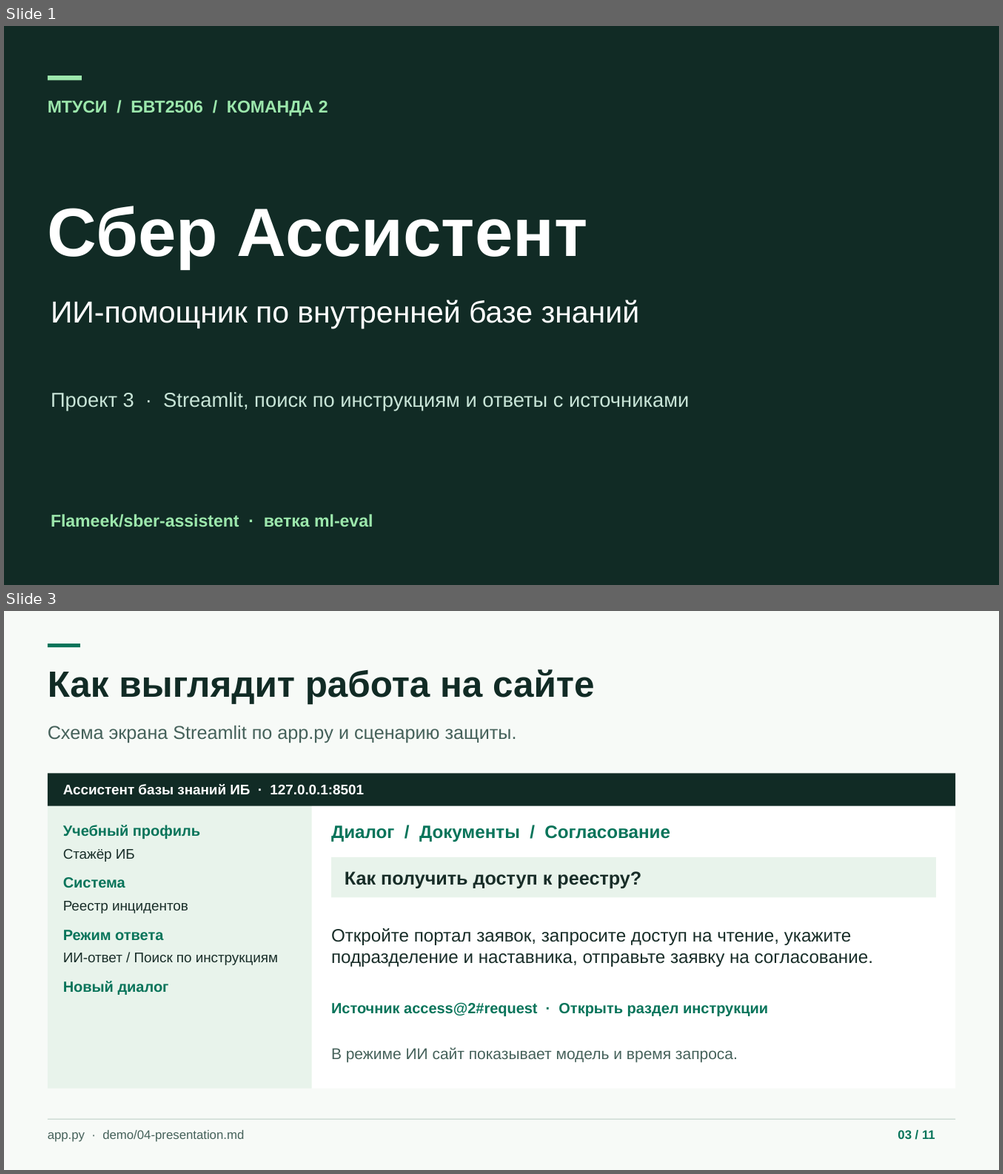
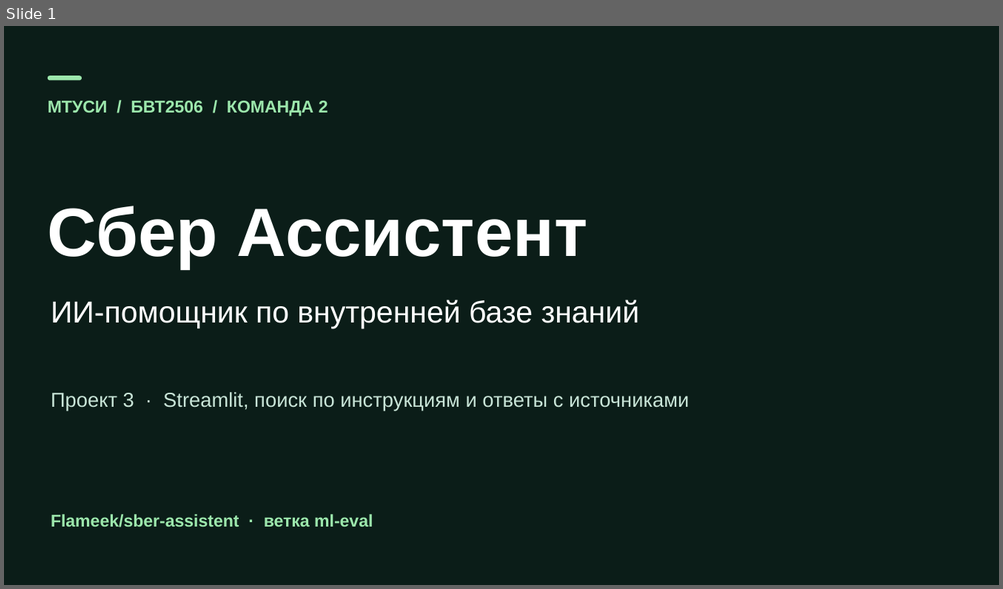
Before and after one commit to Flameek/sber-assistent, a slide deck: docs/Sber-Assistant.pptx. Shown one above the other, each under a label of ours: slides 1 and 3 before the commit, slide 1 after it; the slides between them are not shown. The pictures are 1003x1174 and 1003x589 pixels, drawn with LibreOffice and Linux fonts; fonts in the diff are those of the drawing. Boxes give left, top, right and bottom in pixels: in the first picture for what was removed or moved away, otherwise in the second. Text is boxed around its words. In the diff, an @@ line names an element or a change of style, - is before the commit and + after.

Commit message:
Redesign presentation with website screenshot and clickable demo links

```diff
--- a/docs/Sber-Assistant.pptx
+++ b/docs/Sber-Assistant.pptx
@@ slide 3 removed at bbox=[4, 611, 999, 1170], background #F7FAF7 @@
@@ rectangle removed at bbox=[47, 644, 80, 647] @@
@@ text removed at bbox=[48, 669, 594, 704] @@
-Как выглядит работа на сайте
@@ text removed at bbox=[48, 725, 517, 743] @@
-Схема экрана Streamlit по app.py и сценарию защиты.
@@ rectangle removed at bbox=[47, 774, 956, 1089] @@
@@ rectangle removed at bbox=[47, 774, 311, 1089] @@
@@ rectangle removed at bbox=[47, 774, 956, 806] @@
@@ text removed at bbox=[63, 784, 364, 795] @@
-Ассистент базы знаний ИБ · 127.0.0.1:8501
@@ text removed at bbox=[63, 825, 200, 839] @@
-Учебный профиль
@@ text removed at bbox=[331, 826, 670, 842] @@
-Диалог / Документы / Согласование
@@ text removed at bbox=[63, 849, 135, 862] @@
-Стажёр ИБ
@@ rectangle removed at bbox=[332, 857, 936, 897] @@
@@ text removed at bbox=[344, 871, 641, 889] @@
-Как получить доступ к реестру?
@@ text removed at bbox=[63, 877, 125, 889] @@
-Система
@@ text removed at bbox=[63, 901, 188, 914] @@
-Реестр инцидентов
@@ text removed at bbox=[63, 930, 163, 940] @@
-Режим ответа
@@ text removed at bbox=[331, 928, 873, 967] @@
-Откройте портал заявок, запросите доступ на чтение, укажите подразделение и наставника, отправьте заявку на согласование.
@@ text removed at bbox=[63, 953, 278, 965] @@
-ИИ-ответ / Поиск по инструкциям
@@ text removed at bbox=[63, 981, 169, 995] @@
-Новый диалог
@@ text removed at bbox=[331, 1002, 768, 1017] @@
-Источник access@2#request · Открыть раздел инструкции
@@ text removed at bbox=[331, 1048, 737, 1062] @@
-В режиме ИИ сайт показывает модель и время запроса.
@@ rectangle removed at bbox=[47, 1119, 956, 1120] @@
@@ text removed at bbox=[48, 1130, 244, 1142] @@
-app.py · demo/04-presentation.md
@@ text removed at bbox=[897, 1130, 935, 1139] @@
-03 / 11
```
Also in this commit, not shown: 9 other slides changed, 4 slides added.
